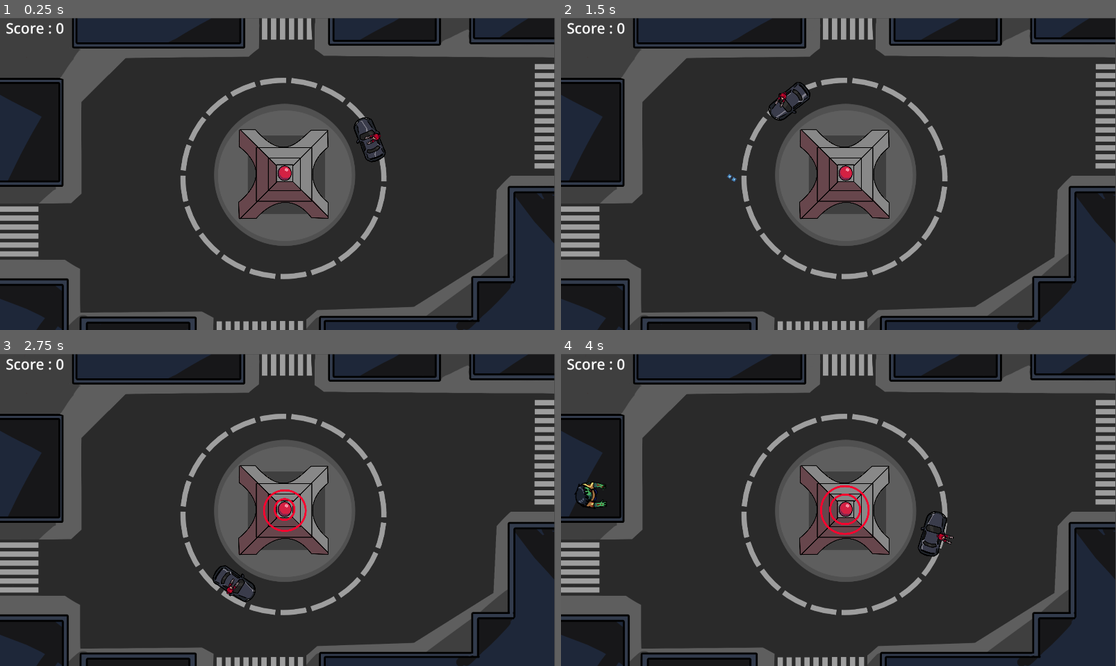
Above: before the commit, frames 1-4 (two rows, left to right).
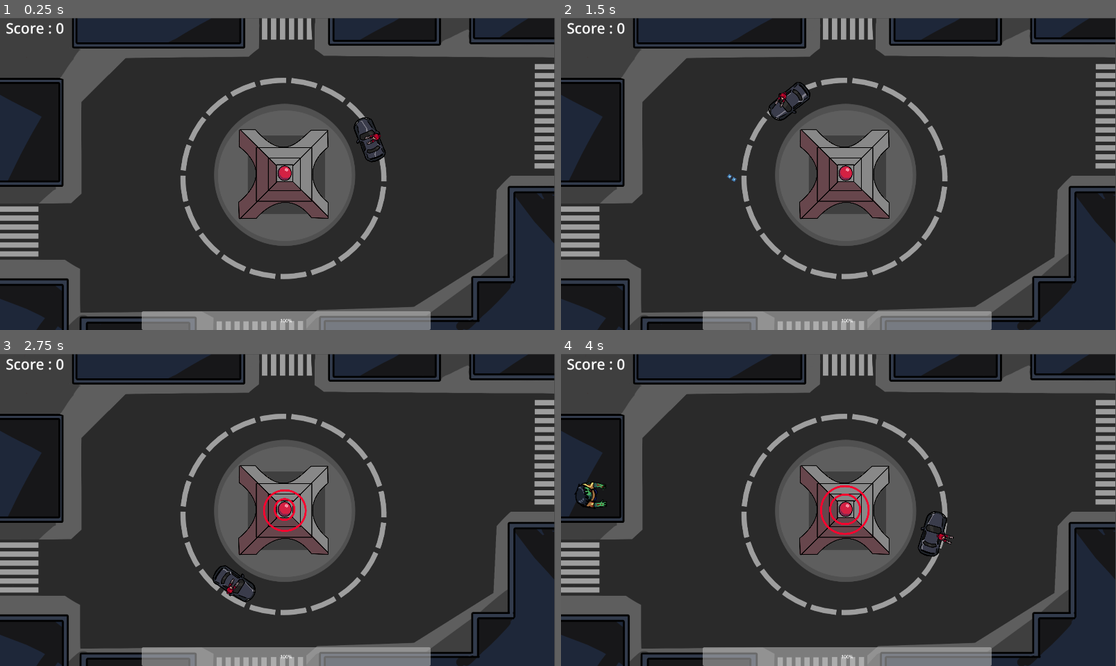
Above: after the commit, the same moments.

Repository: DevSkully/GMK_JAM
Game: Godot game, scene res://Scenes/test_World/world.tscn
Two runs of this game, one before a commit and one after it. Both use one fixed random seed, a clock stepped at 60 frames per second and the inputs below. The engine's default icon, where the game draws it, is replaced by a stand-in: a white triangle on a blue panel in a dark square.
Inputs (mouse positions are in pixels of both pictures, inside the frame that each line leads up to):
- Up to frame 1 (0.25 s): no input
- Up to frame 2 (1.5 s): move the mouse to (960, 158) at 0.52 s; click (960, 158) at 0.6 s; move the mouse to (727, 189) at 1.27 s; click (727, 189) at 1.35 s
- Up to frame 3 (2.75 s): move the mouse to (333, 441) at 2.02 s; click (333, 441) at 2.1 s
- Up to frame 4 (4 s): move the mouse to (810, 572) at 2.77 s; click (810, 572) at 2.85 s; move the mouse to (1005, 556) at 3.52 s; click (1005, 556) at 3.6 s

The runs differ from the first frame. In frame 1, 2.9% of the frame differs, in the area x 25-78%, y 93-100%; in frame 2, 2.9%; in frame 3, 2.9%; in frame 4, 2.9%.

Commit message:
Update
Added:
-> tower health bar

Diff:
--- a/Objects/Car_Script.gd
+++ b/Objects/Car_Script.gd
@@ -25,5 +25,5 @@
 	move_and_slide()
 
 func hit_enemy(obj:Node2D)->void:
-	if obj is Enemy and (obj as Enemy).is_alive:
+	if obj is Enemy and (obj as Enemy).is_allive:
 		obj.on_death()
--- a/Objects/Central_Tower.tscn
+++ b/Objects/Central_Tower.tscn
@@ -116,5 +116,5 @@
 position = Vector2(0.5, 6)
 shape = SubResource("RectangleShape2D_0qie1")
 
-[connection signal="body_entered" from="Enemy Detection" to="." method="enemy_enetered"]
+[connection signal="body_entered" from="Enemy Detection" to="." method="enemy_entered"]
 [connection signal="body_exited" from="Enemy Detection" to="." method="enemy_exit"]
--- a/Scenes/test_World/world.tscn
+++ b/Scenes/test_World/world.tscn
@@ -28,3 +28,9 @@
 text = "Score : 0"
 horizontal_alignment = 1
 vertical_alignment = 1
+
+[node name="ProgressBar" type="ProgressBar" parent="."]
+offset_left = 490.0
+offset_top = 1015.0
+offset_right = 1490.0
+offset_bottom = 1080.0
--- a/Scenes/test_World/world_script.gd
+++ b/Scenes/test_World/world_script.gd
@@ -5,6 +5,8 @@
 
 @onready var score : Label = $Label
 @onready var tower = $CentralTower
+@onready var progressBar = $ProgressBar
+
 @onready var SpawnTimer:Timer = Timer.new()
 
 @onready var normal_zombie = preload("res://Objects/enemies/enemy.tscn")
@@ -18,6 +20,7 @@
 
 func _ready() -> void:
 	enemy = [normal_zombie, jockey_zombie, tank_zombie]
+	progressBar.max_value = tower.Health
 	GameManager.audio_player(self)
 	timer()
 func timer()->void:
@@ -58,6 +61,8 @@
 func _process(delta: float) -> void:
 	score.text = "Score : " + str(GameManager.count)
 
+	progressBar.value = tower.Health
+
 	if GameManager.count >= difficult_cap and enemy_spawn_timer - 0.25 >= 0:
 		difficult_cap += 10
 		enemy_spawn_timer -= 0.25
--- a/Scripts/CT_Script.gd
+++ b/Scripts/CT_Script.gd
@@ -18,6 +18,7 @@
 		_tower_destroy()
 	else:
 		Health -= damage
+	print(self.Health)
 
 func _process(delta: float) -> void:
 	var total_damage : float
